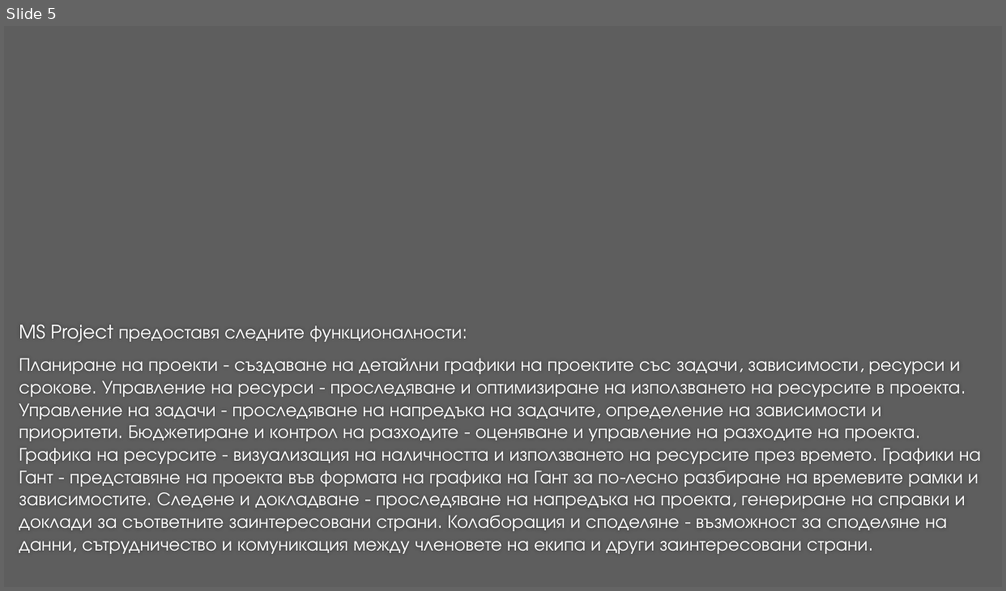
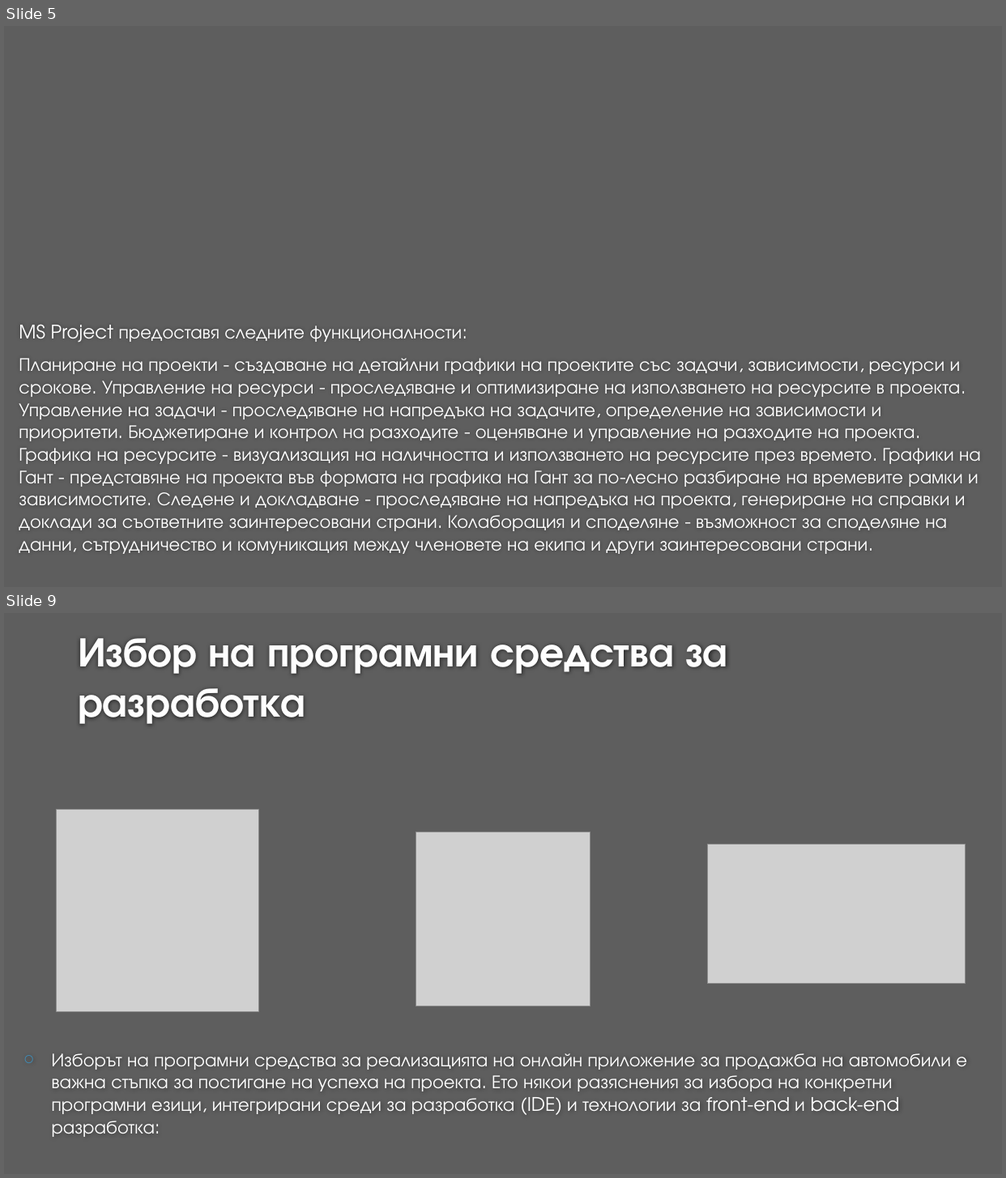
Before and after one commit to AtanasDimov/USPPROJECT, a slide deck: Презентация проект УСП.pptx. Shown one above the other, each under a label of ours: slide 5 before the commit, slides 5 and 9 after it; the slides between them are not shown. The pictures are 1006x591 and 1006x1178 pixels, drawn with LibreOffice and Linux fonts; fonts in the diff are those of the drawing; grey boxes stand for pictures; background and template pictures are left out. Boxes give left, top, right and bottom in pixels: in the first picture for what was removed or moved away, otherwise in the second. Text is boxed around its words. In the diff, an @@ line names an element or a change of style, - is before the commit and + after.

```diff
--- a/Презентация проект УСП.pptx
+++ b/Презентация проект УСП.pptx
@@ slide 9 added at [4,613,1002,1174], background #5E5E5E @@
@@ title added at [78,638,728,724], 40 pt, text #FEFEFE, bold @@
+Избор на програмни средства за разработка
@@ picture added at [57,810,258,1012] @@
@@ picture added at [416,833,590,1006] @@
@@ picture added at [708,845,965,983] @@
@@ text added at [52,1054,967,1137], 18 pt, text #FFFFFF @@
+○ Изборът на програмни средства за реализацията на онлайн приложение за продажба на автомобили е важна стъпка за постигане на успеха на проекта. Ето някои разяснения за избора на конкретни програмни езици, интегрирани среди за разработка (IDE) и технологии за front-end и back-end разработка:
```
Also in this commit, not shown: 4 other slides added.
